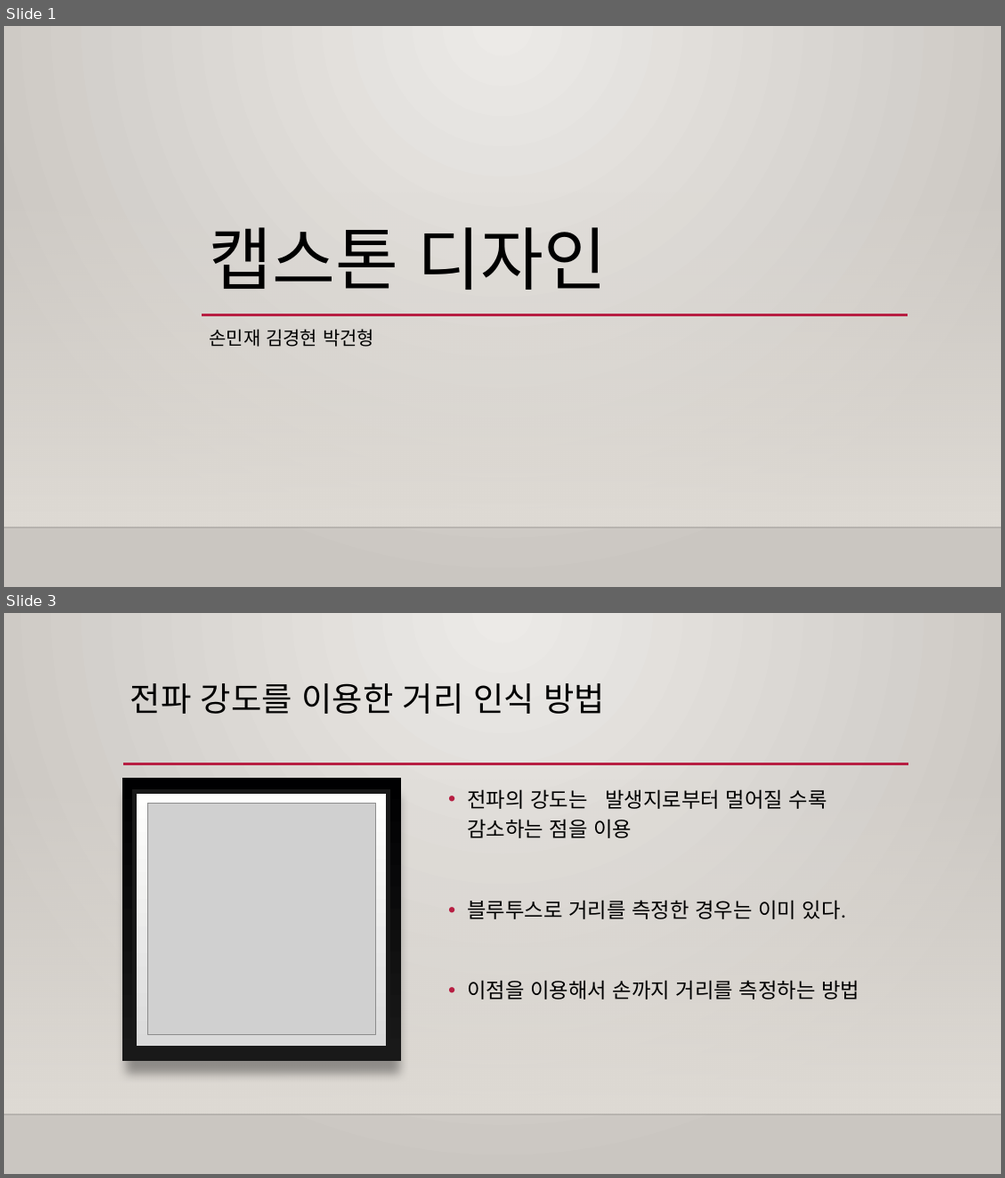
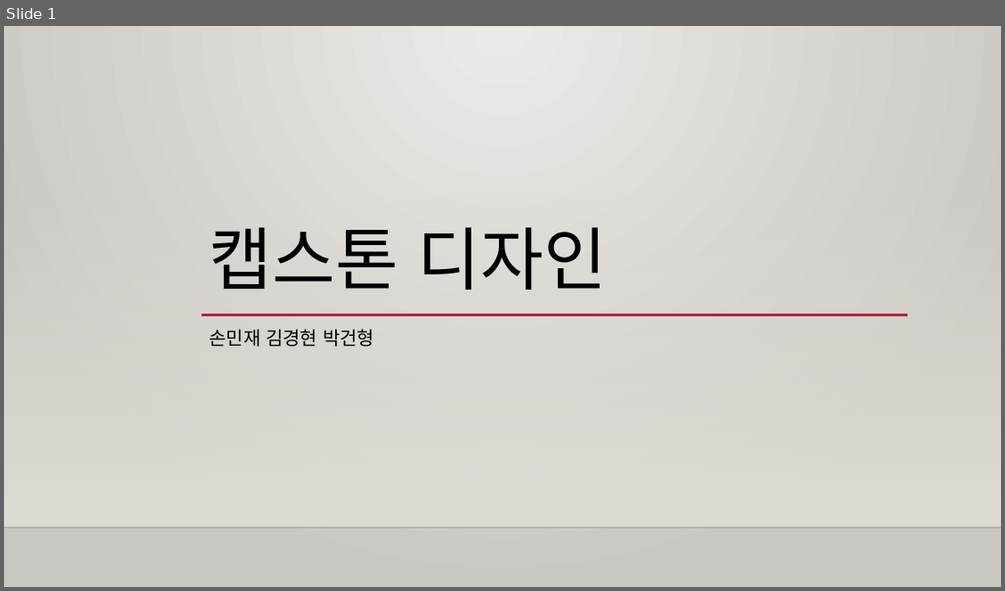
Before and after one commit to Capstone-Design/Documents, a slide deck: 캡스톤디자인발표.pptx. Shown one above the other, each under a label of ours: slides 1 and 3 before the commit, slide 1 after it; the slides between them are not shown. The pictures are 1005x1178 and 1005x591 pixels, drawn with LibreOffice and Linux fonts; fonts in the diff are those of the drawing; grey boxes stand for pictures; background and template pictures are left out. Boxes give left, top, right and bottom in pixels: in the first picture for what was removed or moved away, otherwise in the second. Text is boxed around its words. In the diff, an @@ line names an element or a change of style, - is before the commit and + after.

```diff
--- a/캡스톤디자인발표.pptx
+++ b/캡스톤디자인발표.pptx
@@ slide 3 removed at [4, 613, 1001, 1174], background gradient #ECEAE7 to #CAC7C1; not listed: 2 template elements that a slide beside it also shows @@
@@ title removed at [130, 683, 605, 714] @@
-전파 강도를 이용한 거리 인식 방법
@@ line removed from (123, 764) to (909, 764) @@
@@ rectangle removed at [122, 778, 401, 1060] @@
@@ rectangle removed at [134, 792, 388, 1047] @@
@@ text removed at [467, 789, 859, 999] @@
-• 전파의 강도는 발생지로부터 멀어질 수록 감소하는 점을 이용
-• 블루투스로 거리를 측정한 경우는 이미 있다.
-• 이점을 이용해서 손까지 거리를 측정하는 방법
@@ picture removed at [148, 803, 376, 1035] @@
```
Also in this commit, not shown: 2 slides changed, 6 slides added, 4 other slides removed.
